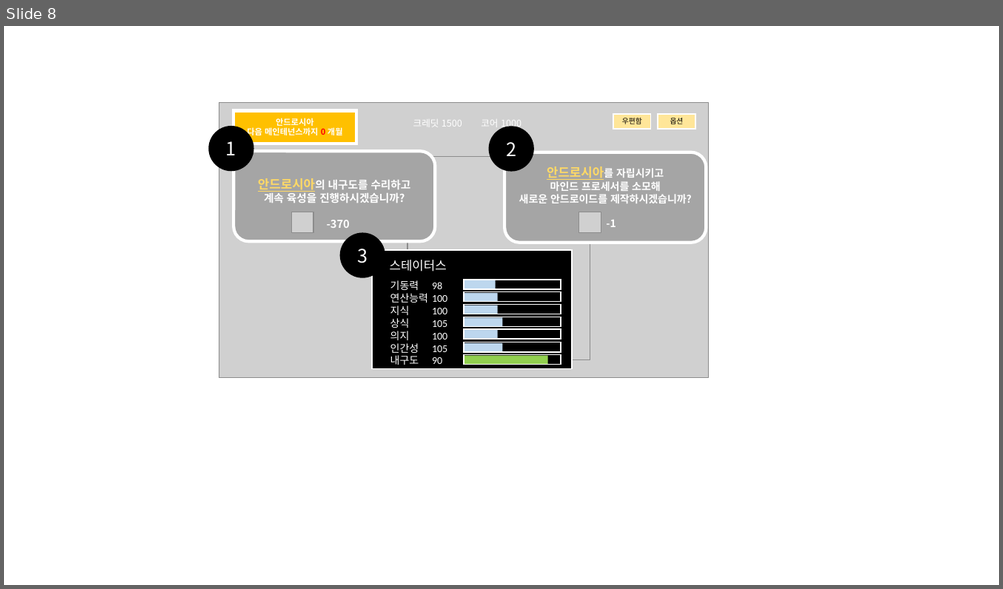
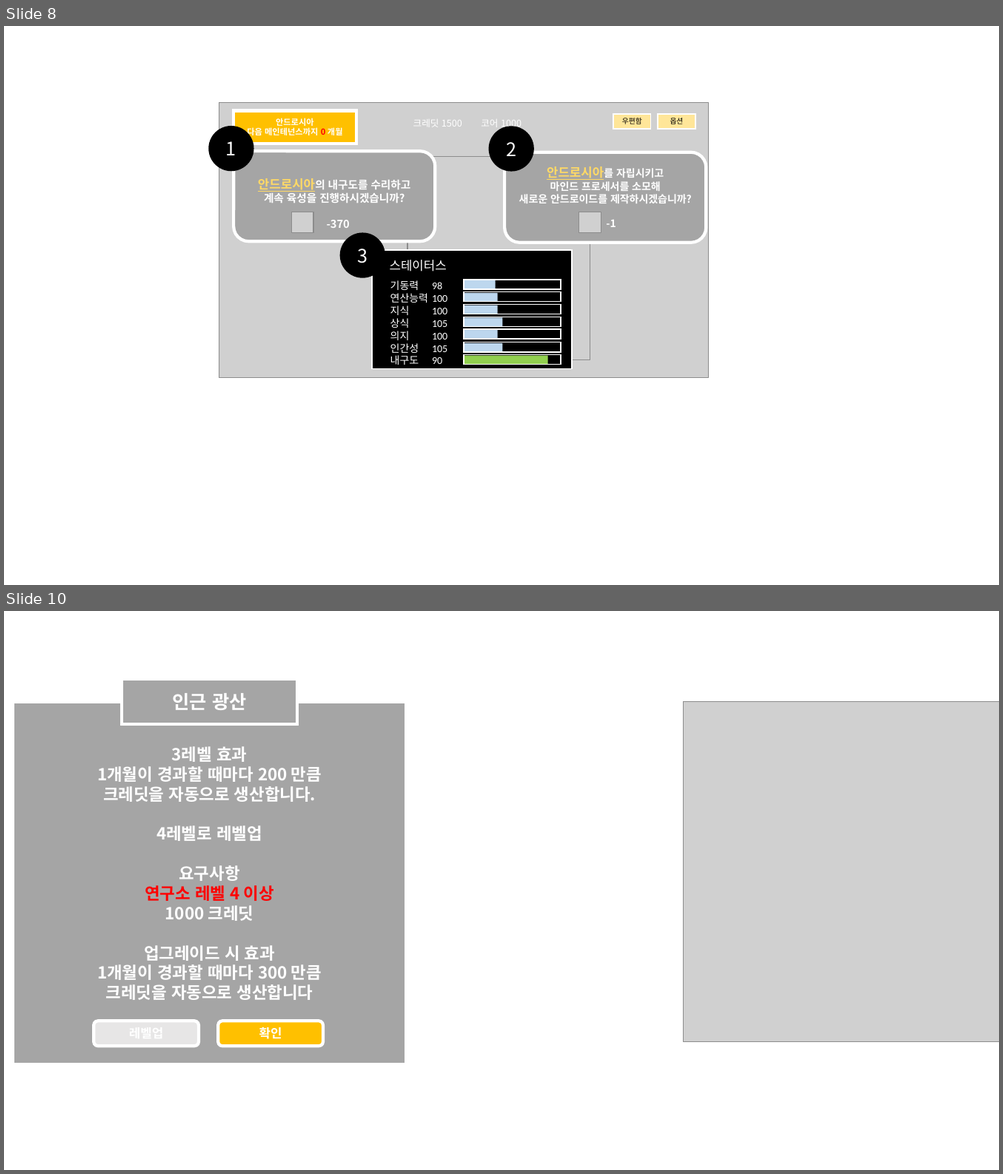
Before and after one commit to kalmmis/AndroidMaker, a slide deck: AndroidMaker UI 구성 참조문서.pptx. Shown one above the other, each under a label of ours: slide 8 before the commit, slides 8 and 10 after it; the slides between them are not shown. The pictures are 1003x589 and 1003x1174 pixels, drawn with LibreOffice and Linux fonts; fonts in the diff are those of the drawing; grey boxes stand for pictures; background and template pictures are left out. Boxes give left, top, right and bottom in pixels: in the first picture for what was removed or moved away, otherwise in the second. Text is boxed around its words. In the diff, an @@ line names an element or a change of style, - is before the commit and + after.

Commit message:
dev: 20210507
스케쥴 쪽 기획서 대로 레이아웃 잡음

```diff
--- a/AndroidMaker UI 구성 참조문서.pptx
+++ b/AndroidMaker UI 구성 참조문서.pptx
@@ slide 10 added at (4, 611, 999, 1170), background #FFFFFF @@
@@ rectangle added at (122, 679, 297, 724), fill #A5A5A5, outline #FFFFFF 3 pt, 18 pt, text #FFFFFF, bold @@
+인근 광산
@@ rectangle added at (13, 702, 407, 1065), fill #A5A5A5, outline #FFFFFF 3 pt, 16 pt, text #FFFFFF, bold @@
+3레벨 효과
+1개월이 경과할 때마다 200 만큼
+크레딧을 자동으로 생산합니다.
+4레벨로 레벨업
+요구사항
+연구소 레벨 4 이상
+1000 크레딧
+업그레이드 시 효과
+1개월이 경과할 때마다 300 만큼
+크레딧을 자동으로 생산합니다
@@ picture added at (683, 702, 999, 1042) @@
@@ rounded rectangle added at (94, 1022, 199, 1047), fill #E7E6E6, outline #FFFFFF 3 pt @@
@@ rounded rectangle added at (218, 1022, 324, 1047), fill #FFC000, outline #FFFFFF 3 pt, 12 pt, text #FFFFFF, bold @@
+확인
```
Also in this commit, not shown: 6 slides changed, 2 other slides added, 1 slide removed, 22 other files.
